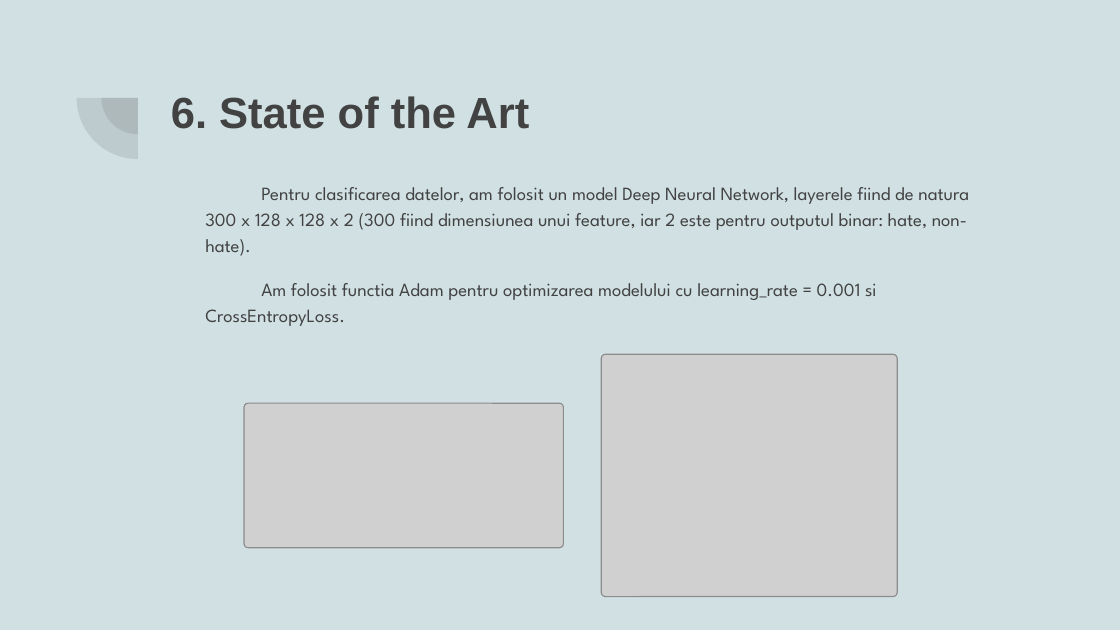
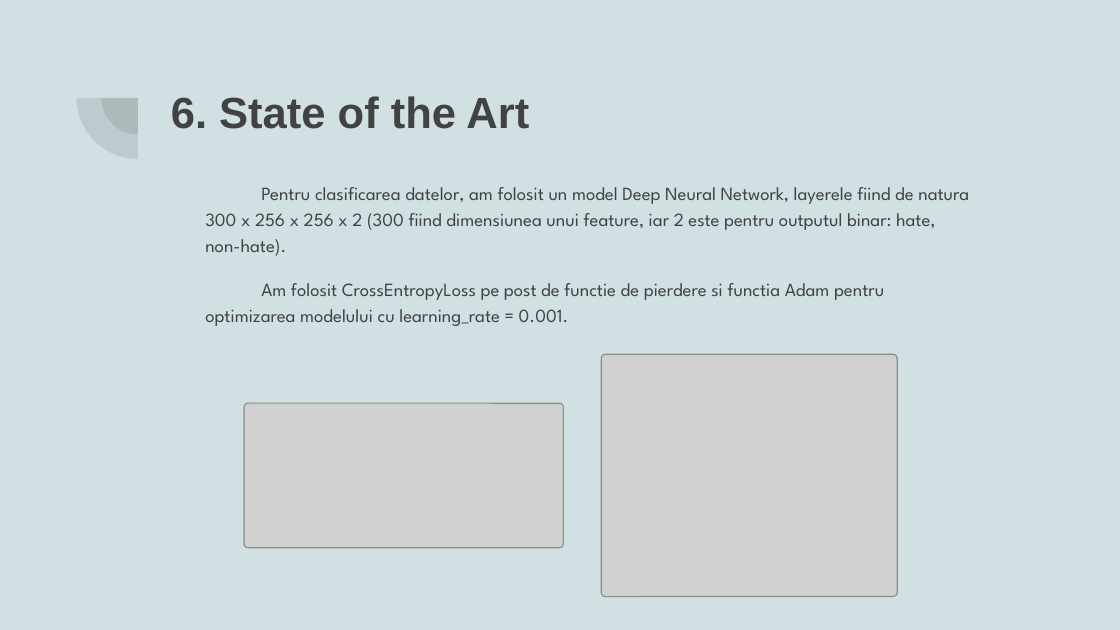
Before and after one commit to Cuciureanu-Dragos-Adrian/Foundations-of-NLP, a slide deck: slide 8 of Hate speech Analysis.pptx. Drawn at 1120x630 pixels with LibreOffice and Linux fonts; fonts in the diff are those of the drawing; grey boxes stand for pictures. Boxes give left, top, right and bottom in pixels: in the first picture for what was removed or moved away, otherwise in the second. Text is boxed around its words. In the diff, an @@ line names an element or a change of style, - is before the commit and + after.

```diff
--- a/Hate speech Analysis.pptx
+++ b/Hate speech Analysis.pptx
@@ text at bbox=[205, 187, 969, 326]: text changed @@
-Pentru clasificarea datelor, am folosit un model Deep Neural Network, layerele fiind de natura 300 x 128 x 128 x 2 (300 fiind dimensiunea unui feature, iar 2 este pentru outputul binar: hate, non-hate).
-Am folosit functia Adam pentru optimizarea modelului cu learning_rate = 0.001 si CrossEntropyLoss.
+Pentru clasificarea datelor, am folosit un model Deep Neural Network, layerele fiind de natura 300 x 256 x 256 x 2 (300 fiind dimensiunea unui feature, iar 2 este pentru outputul binar: hate, non-hate).
+Am folosit CrossEntropyLoss pe post de functie de pierdere si functia Adam pentru optimizarea modelului cu learning_rate = 0.001.
```
Also in this commit, not shown: 4 other slides changed, 40 other files.
